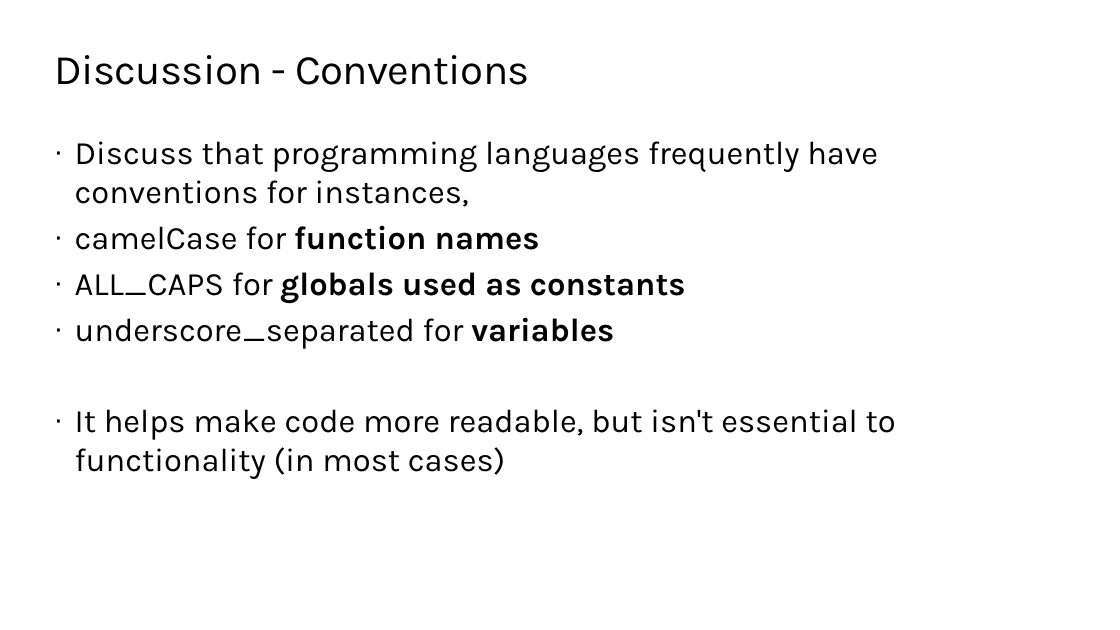
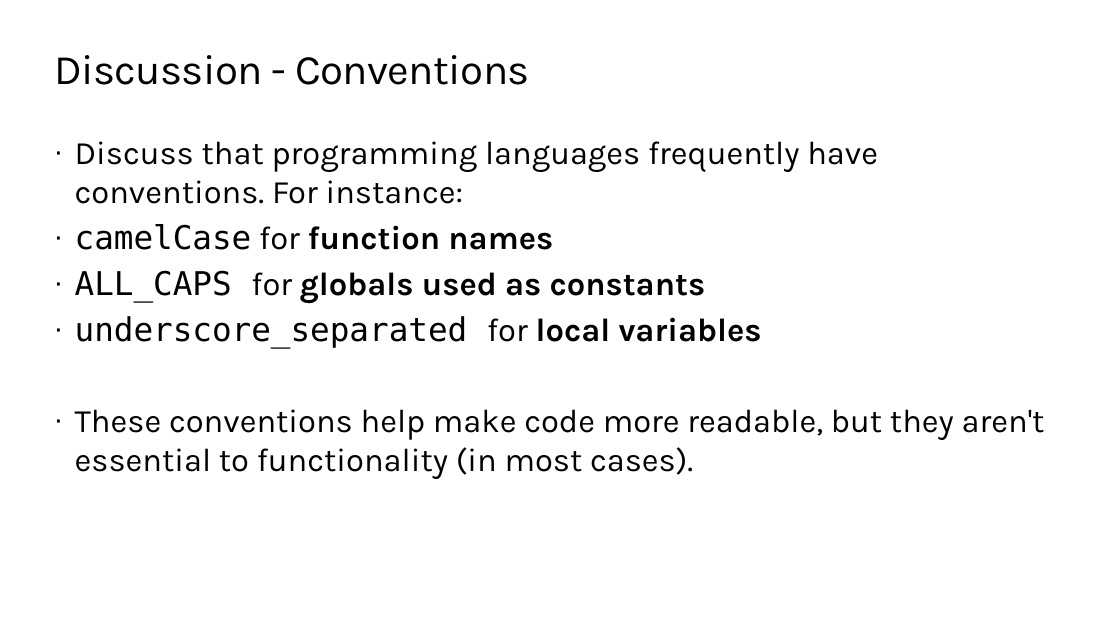
Before and after one commit to TEALSK12/2nd-semester-introduction-to-computer-science, a slide deck: slide 8 of docs/units/3_unit/slidedecks/Intro Python 3.04 TEALS.pptx. Drawn at 1120x630 pixels with LibreOffice and Linux fonts; fonts in the diff are those of the drawing; background and template pictures are left out. Boxes give left, top, right and bottom in pixels: in the first picture for what was removed or moved away, otherwise in the second. Text is boxed around its words. In the diff, an @@ line names an element or a change of style, - is before the commit and + after.

```diff
--- a/docs/units/3_unit/slidedecks/Intro Python 3.04 TEALS.pptx
+++ b/docs/units/3_unit/slidedecks/Intro Python 3.04 TEALS.pptx
@@ text at [75,141,878,204]: text changed @@
-· Discuss that programming languages frequently have conventions for instances,
+· Discuss that programming languages frequently have conventions. For instance:
@@ text at [75,224,706,303]: font Karla to DejaVu Sans Mono in "camelCase", "ALL_CAPS" @@
@@ text at [75,316,1045,479]: text changed @@
-· underscore_separated for variables
-· It helps make code more readable, but isn't essential to functionality (in most cases)
+· underscore_separated for local variables
+· These conventions help make code more readable, but they aren't essential to functionality (in most cases).
```
Also in this commit, not shown: 13 other slides changed, 18 other files.
